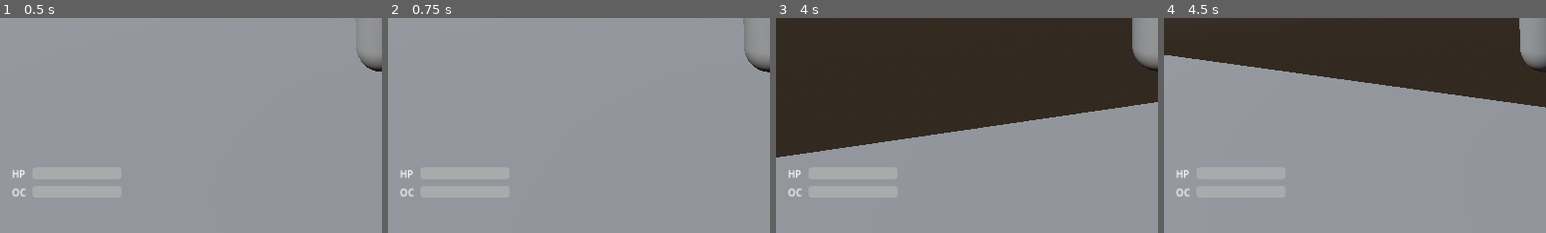
Above: before the commit, frames 1-4 (left to right).
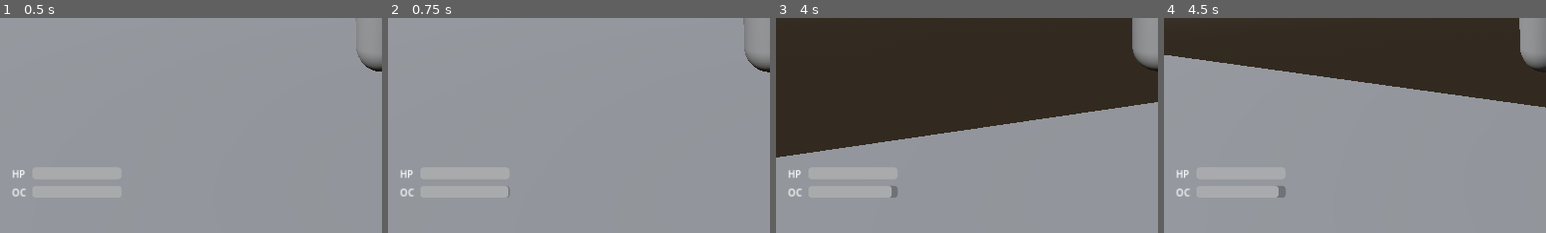
Above: after the commit, the same moments.

Repository: architectwuji-hash/sun-petal-kingdom
Game: Godot game, scene res://scenes/world/TestArena.tscn
The game is run twice, just before and just after one commit, with the same random seed, the same clock (stepped at 60 frames per second) and the same inputs.
Inputs (mouse positions are % of the whole screen's width and height, from its top left):
- Up to frame 1 (0.5 s): no input
- Up to frame 2 (0.75 s): tap Enter (ui_accept) at 0.5 s; move the mouse to (55, 50) at 0.52 s; press the mouse at (55, 50) at 0.53 s; hold W (move_forward) from 0.53 s (still down)
- Up to frame 3 (4 s): keep holding W (move_forward); tap Enter (ui_accept) at 0.77, 1.52, 3.02, 3.77 s; move the mouse to (45, 50) at 1.27 s; release the mouse at (45, 50) at 1.28 s; tap Shift (sprint) at 1.35 s; click (45, 50) at 1.55 s; move the mouse to (52, 48) at 2.02 s; press the mouse at (52, 48) at 2.03 s; move the mouse to (49, 52) at 2.77 s; release the mouse at (49, 52) at 2.78 s; click (49, 52) at 2.85 s; move the mouse to (57, 51) at 3.52 s; hold Shift (sprint) from 3.53 s (still down); click (57, 51) at 3.8 s
- Up to frame 4 (4.5 s): keep holding W (move_forward); move the mouse to (42, 49) at 4.27 s; release Shift (sprint) at 4.28 s; click (42, 49) at 4.35 s
The pictures show only the part of the screen within x 0-50%, y 50-100%; the shares and areas given below are measured in that part.

Frame 1 is identical in both runs. In frame 2, less than 0.1% of the frame differs, in the area x 31-32%, y 78-84%; in frame 3, less than 0.1%; in frame 4, 0.1%, in the area x 29-32%, y 78-84%.

Commit message:
feat(combat): Task 3 — raycast melee attack with Ocali cost
- attack_controller.gd: camera-center raycast, 10 Ocali/swing, 0.4s cooldown
- Player.tscn: AttackController node + CooldownTimer added
- player.gd: attack_controller wired, left-click triggers try_melee_attack()
- project.godot: melee_attack → left mouse button

Co-Authored-By: Claude Sonnet 4.6 <noreply@anthropic.com>
Claude-Session: https://claude.ai/code/session_01Xdz41Yjj7Zi8p9do1ybWv2

Diff:
--- a/project.godot
+++ b/project.godot
@@ -48,3 +48,8 @@
 "events": [Object(InputEventKey,"resource_local_to_scene":false,"resource_name":"","device":-1,"window_id":0,"alt_press …(182 unchanged characters)…
 ]
 }
+melee_attack={
+"deadzone": 0.5,
+"events": [Object(InputEventMouseButton,"resource_local_to_scene":false,"resource_name":"","device":-1,"window_id":0,"alt_pressed":false,"shift_pressed":false,"ctrl_pressed":false,"meta_pressed":false,"button_mask":0,"position":Vector2(0, 0),"global_position":Vector2(0, 0),"factor":1.0,"button_index":1,"canceled":false,"pressed":false,"double_click":false,"script":null)
+]
+}
--- a/scenes/player/Player.tscn
+++ b/scenes/player/Player.tscn
@@ -1,6 +1,7 @@
-[gd_scene load_steps=4 format=3 uid="uid://bqx8player01spk"]
+[gd_scene load_steps=5 format=3 uid="uid://bqx8player01spk"]
 
 [ext_resource type="Script" path="res://scripts/player/player.gd" id="1_player"]
+[ext_resource type="Script" path="res://scripts/player/attack_controller.gd" id="2_attack"]
 
 [sub_resource type="CapsuleShape3D" id="CapsuleShape3D_collision"]
 height = 1.8
@@ -30,3 +31,8 @@
 
 [node name="AttackOrigin" type="Node3D" parent="."]
 transform = Transform3D(1, 0, 0, 0, 1, 0, 0, 0, 1, 0, 1, -0.5)
+
+[node name="AttackController" type="Node" parent="."]
+script = ExtResource("2_attack")
+
+[node name="CooldownTimer" type="Timer" parent="AttackController"]
--- /dev/null
+++ b/scripts/player/attack_controller.gd
@@ -0,0 +1,54 @@
+extends Node
+class_name AttackController
+
+signal attack_landed(damage: int, position: Vector3)
+
+@export var melee_damage: int = 15
+@export var melee_range: float = 2.0
+@export var melee_ocali_cost: int = 10
+@export var attack_cooldown: float = 0.4
+
+var _can_attack: bool = true
+var _player: Player
+
+@onready var _cooldown_timer: Timer = $CooldownTimer
+
+
+func _ready() -> void:
+	_cooldown_timer.wait_time = attack_cooldown
+	_cooldown_timer.one_shot = true
+	_cooldown_timer.timeout.connect(_on_cooldown_done)
+
+
+func init(player: Player) -> void:
+	_player = player
+
+
+func try_melee_attack(camera: Camera3D) -> void:
+	if not _can_attack:
+		return
+	if not _player.spend_ocali(melee_ocali_cost):
+		return  # not enough Ocali
+
+	_can_attack = false
+	_cooldown_timer.start()
+
+	var space_state := _player.get_world_3d().direct_space_state
+	var center := camera.get_viewport().get_visible_rect().size / 2
+	var origin := camera.project_ray_origin(center)
+	var direction := camera.project_ray_normal(center)
+	var end := origin + direction * melee_range
+
+	var query := PhysicsRayQueryParameters3D.create(origin, end)
+	query.exclude = [_player.get_rid()]
+	var result := space_state.intersect_ray(query)
+
+	if result:
+		var hit_pos: Vector3 = result["position"]
+		emit_signal("attack_landed", melee_damage, hit_pos)
+		if result["collider"].has_method("take_damage"):
+			result["collider"].take_damage(melee_damage)
+
+
+func _on_cooldown_done() -> void:
+	_can_attack = true
--- a/scripts/player/player.gd
+++ b/scripts/player/player.gd
@@ -15,6 +15,7 @@
 
 @onready var camera_pivot: Node3D = $CameraPivot
 @onready var camera: Camera3D = $CameraPivot/Camera
+@onready var attack_controller: AttackController = $AttackController
 
 var health: int = max_health
 var ocali: int = max_ocali
@@ -23,6 +24,7 @@
 
 func _ready() -> void:
 	Input.set_mouse_mode(Input.MOUSE_MODE_CAPTURED)
+	attack_controller.init(self)
 
 
 func _unhandled_input(event: InputEvent) -> void:
@@ -35,6 +37,8 @@
 			Input.set_mouse_mode(Input.MOUSE_MODE_VISIBLE)
 		else:
 			Input.set_mouse_mode(Input.MOUSE_MODE_CAPTURED)
+	if event.is_action_pressed("melee_attack"):
+		attack_controller.try_melee_attack(camera)
 
 
 func _physics_process(delta: float) -> void:
